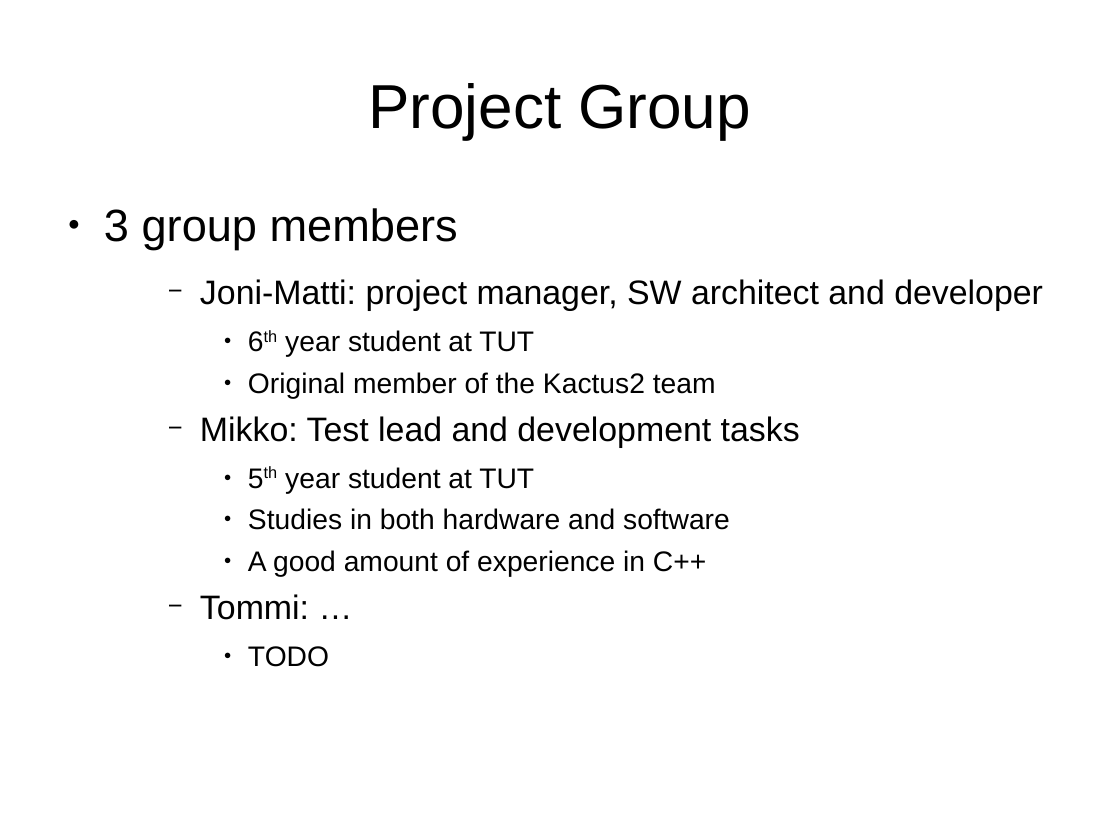
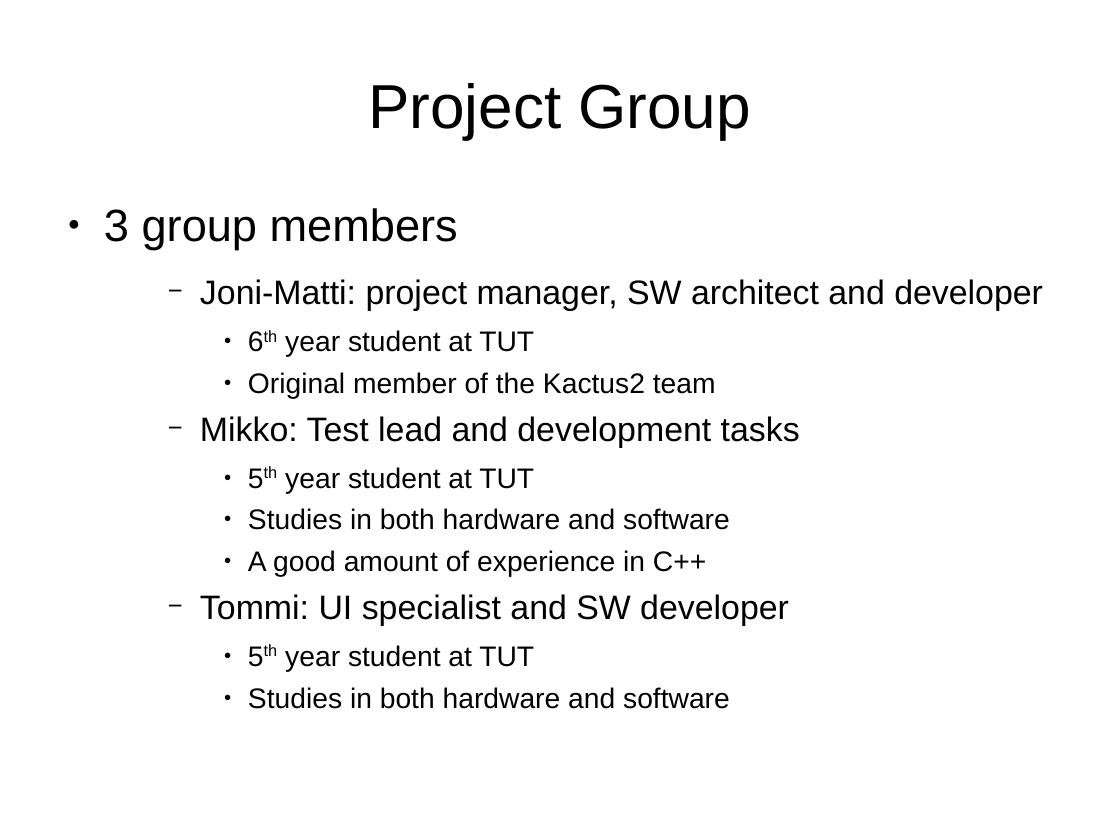
Before and after one commit to darwinbeing/kactus2all, a slide deck: slide 8 of Administrative/Project Plan Slides.odp. Drawn at 1120x840 pixels with LibreOffice and Linux fonts; fonts in the diff are those of the drawing. Boxes give left, top, right and bottom in pixels: in the first picture for what was removed or moved away, otherwise in the second. Text is boxed around its words. In the diff, an @@ line names an element or a change of style, - is before the commit and + after.

Commit message:
Updated Project Plan Slides. Fixed a typo from Project Plan.

```diff
--- a/Administrative/Project Plan Slides.odp
+++ b/Administrative/Project Plan Slides.odp
@@ text at [200,594,789,709]: text changed; size 24 to 20 pt @@
-    − Tommi: …
-      ● TODO
+    − Tommi: UI specialist and SW developer
+      ● 5th year student at TUT
+      ● Studies in both hardware and software
```
Also in this commit, not shown: 3 other slides changed, 2 slides added, 1 other file.
